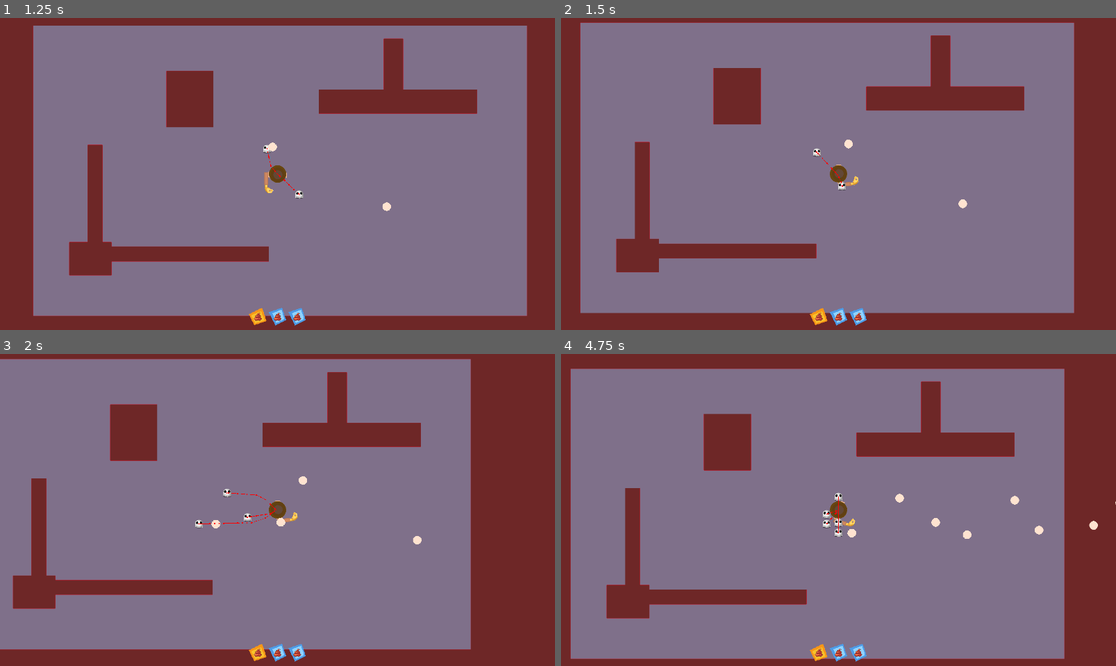
Above: before the commit, frames 1-4 (two rows, left to right).
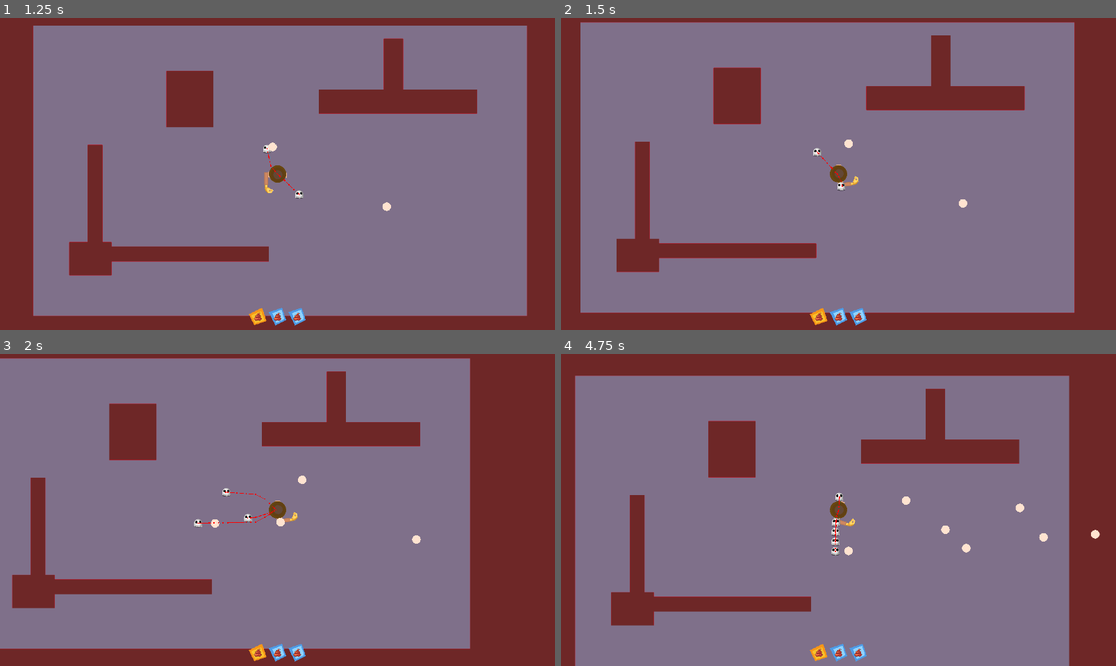
Above: after the commit, the same moments.

Repository: JulianNeuberger/EmojiMage
Game: Godot game, scene res://gui/MainMenu/MainMenu.tscn
Two runs of this game, one before a commit and one after it. Both use one fixed random seed, a clock stepped at 60 frames per second and the inputs below.
Inputs (mouse positions are in pixels of both pictures, inside the frame that each line leads up to):
- Up to frame 1 (1.25 s): click "Start" at 0.5 s
- Up to frame 2 (1.5 s): move the mouse to (960, 158) at 1.27 s; hold D (Right) from 1.28 s (still down); tap S (Bottom) at 1.35 s
- Up to frame 3 (2 s): keep holding D (Right)
- Up to frame 4 (4.75 s): move the mouse to (727, 525) at 2.02 s; release D (Right) at 2.03 s; hold A (Left) 2.03-2.78 s; tap W (Top) at 2.1, 4.35 s; move the mouse to (894, 441) at 2.77 s; press the mouse at (894, 441) at 2.78 s; hold D (Right) 2.78-4.28 s; move the mouse to (810, 572) at 3.52 s; release the mouse at (810, 572) at 3.53 s; tap S (Bottom) at 3.6 s; move the mouse to (1005, 556) at 4.27 s; hold A (Left) from 4.28 s (still down)

Frame 1 is identical in both runs. In frame 2, 1.2% of the frame differs, in the area x 3-93%, y 1-95%; in frame 3, 2.1%; in frame 4, 12%, in the area x 1-100%, y 4-100%.

Commit message:
wip on movement

Diff:
--- a/enemies/basic_enemy.tscn
+++ b/enemies/basic_enemy.tscn
@@ -52,6 +52,8 @@
 
 [node name="NavigationAgent2D" type="NavigationAgent2D" parent="."]
 path_desired_distance = 10.0
+radius = 64.0
+avoidance_priority = 0.0
 debug_enabled = true
 
 [node name="HealthBar" parent="." instance=ExtResource("8_3fifs")]
--- a/enemies/enemy_movement.gd
+++ b/enemies/enemy_movement.gd
@@ -6,6 +6,7 @@
 @onready var parent_character_2d: CharacterBody2D = get_parent()
 
 var _nav_agent: NavigationAgent2D = null
+var _movement_delta: float
 
 
 func _physics_process(delta):
@@ -18,15 +19,29 @@
 	var diff = next_position - position
 	var velocity = diff.normalized() * movement_per_sec
 
-	parent_character_2d.velocity = velocity * movement_per_sec
-	var collision = parent_character_2d.move_and_collide(parent_character_2d.velocity * delta)
-	if collision:
-		parent_character_2d.velocity = parent_character_2d.velocity.slide(collision.get_normal())
+	_movement_delta = delta
+
+	var new_velocity = velocity * movement_per_sec
+	if _nav_agent.avoidance_enabled:
+		_nav_agent.set_velocity(new_velocity)
+	else:
+		_on_velocity_computed(new_velocity)
 
 func set_nav_agent(nav_agent: NavigationAgent2D):
 	_nav_agent = nav_agent
+	if _nav_agent == null:
+		return
+	_nav_agent.connect("velocity_computed", _on_velocity_computed)
 
 func set_target(target: Vector2):
 	if _nav_agent == null:
 		return
 	_nav_agent.target_position = target
+
+func _on_velocity_computed(safe_velocity: Vector2) -> void:
+	parent_character_2d.velocity = safe_velocity# * _movement_delta
+	var collision = parent_character_2d.move_and_slide()
+	#if collision:
+	#	parent_character_2d.velocity = parent_character_2d.velocity.slide(collision.get_normal())
+
+	#global_position = parent_character_2d.global_position.move_toward(parent_character_2d.global_position + safe_velocity, _movement_delta)
